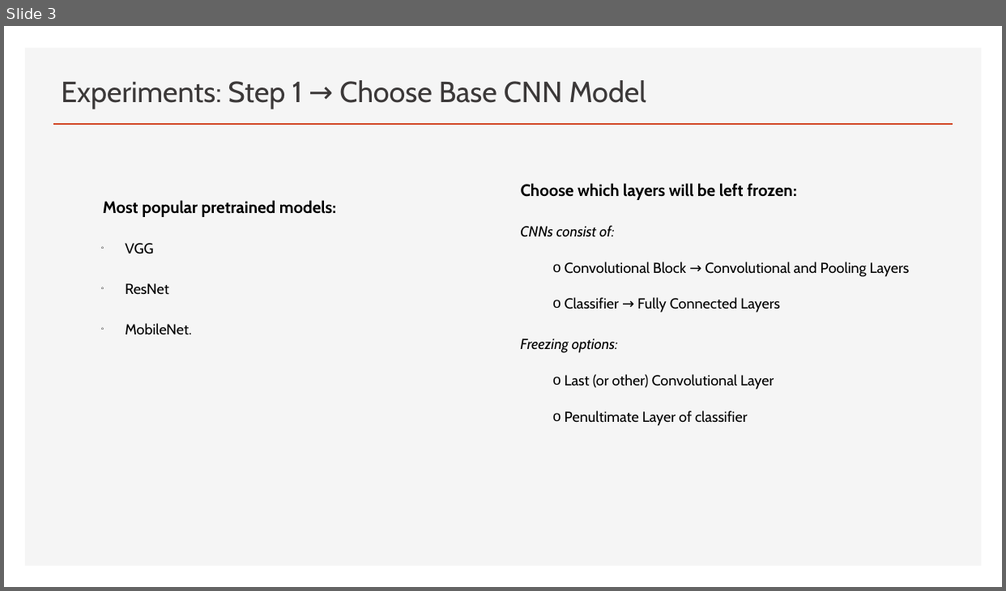
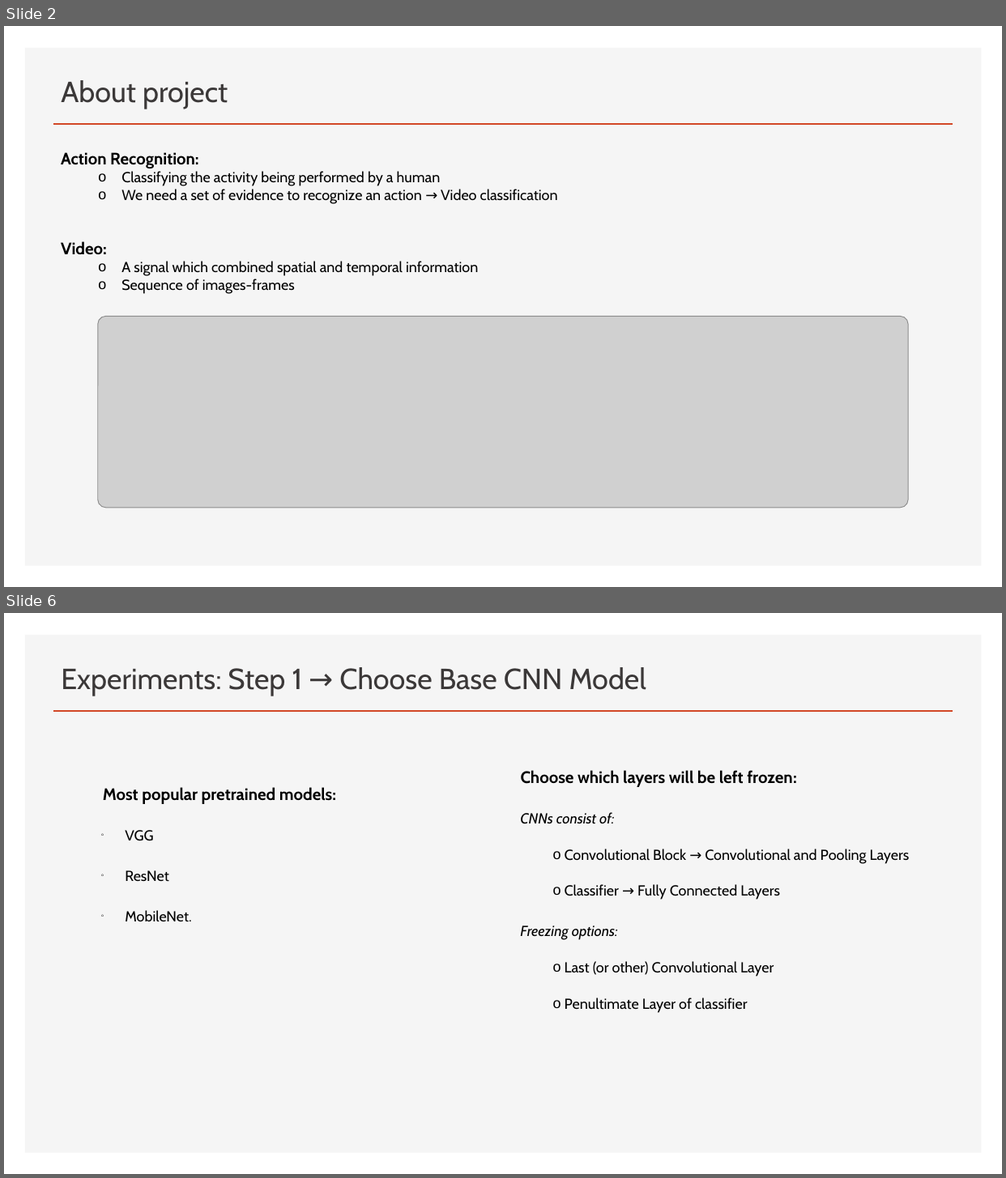
Before and after one commit to gbatsis/actRec, a slide deck: Video Classification using Deep Learning.pptx. Shown one above the other, each under a label of ours: slide 3 before the commit, slides 2 and 6 after it; the slides between them are not shown. The pictures are 1006x591 and 1006x1178 pixels, drawn with LibreOffice and Linux fonts; fonts in the diff are those of the drawing; grey boxes stand for pictures; background and template pictures are left out. Boxes give left, top, right and bottom in pixels: in the first picture for what was removed or moved away, otherwise in the second. Text is boxed around its words. In the diff, an @@ line names an element or a change of style, - is before the commit and + after.

```diff
--- a/Video Classification using Deep Learning.pptx
+++ b/Video Classification using Deep Learning.pptx
@@ slide 2 added at (4,26,1002,587), background #FFFFFF; not listed: 2 template elements that a slide beside it also shows @@
@@ title added at (61,80,228,109), 28 pt, text #3B3838 @@
+About project
@@ text added at (61,152,558,294), 14 pt, text #000000 @@
+Action Recognition:
+  o Classifying the activity being performed by a human
+  o We need a set of evidence to recognize an action → Video classification
+Video:
+  o A signal which combined spatial and temporal information
+  o Sequence of images-frames
@@ picture added at (98,317,908,508) @@
@@ what was slide 3 is now slide 6 @@
```
Also in this commit, not shown: 7 slides changed, 7 other slides added, 2 slides removed.
